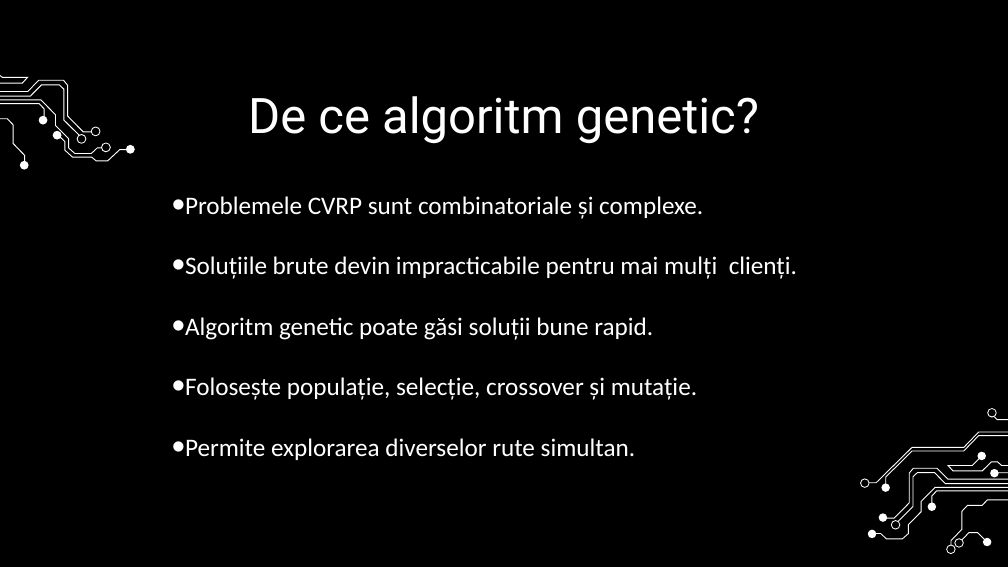
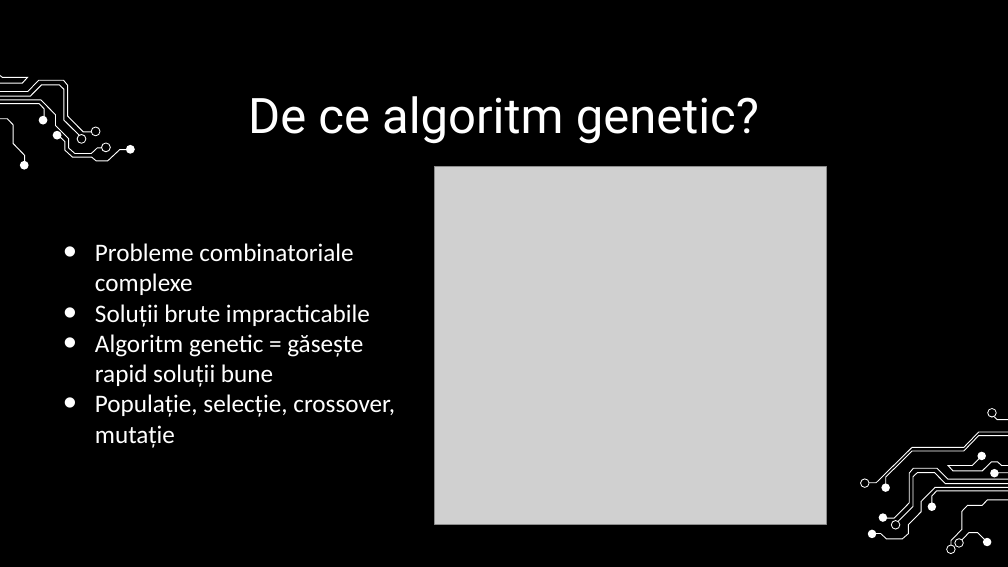
Before and after one commit to Szigeti-Emma-Anita/Vehicle-Routing-Problem---VRP, a slide deck: slide 3 of Soluționarea problemei CVRP folosind Algoritmi Genetici.pptx. Drawn at 1008x567 pixels with LibreOffice and Linux fonts; fonts in the diff are those of the drawing; grey boxes stand for pictures; background and template pictures are left out. Boxes give left, top, right and bottom in pixels: in the first picture for what was removed or moved away, otherwise in the second. Text is boxed around its words. In the diff, an @@ line names an element or a change of style, - is before the commit and + after.

```diff
--- a/Soluționarea problemei CVRP folosind Algoritmi Genetici.pptx
+++ b/Soluționarea problemei CVRP folosind Algoritmi Genetici.pptx
@@ picture added at [434, 166, 827, 524] @@
@@ text at [95, 243, 395, 448]: text changed @@
-• Problemele CVRP sunt combinatoriale și complexe.
-• Soluțiile brute devin impracticabile pentru mai mulți clienți.
-• Algoritm genetic poate găsi soluții bune rapid.
-• Folosește populație, selecție, crossover și mutație.
-• Permite explorarea diverselor rute simultan.
+• Probleme combinatoriale complexe
+• Soluții brute impracticabile
+• Algoritm genetic = găsește rapid soluții bune
+• Populație, selecție, crossover, mutație
```
Also in this commit, not shown: 4 other slides changed.
